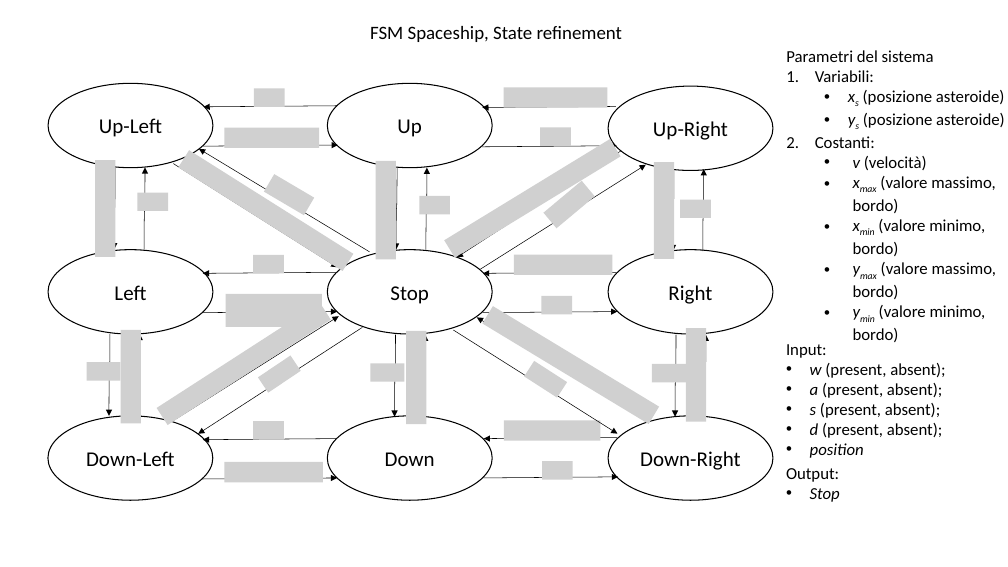
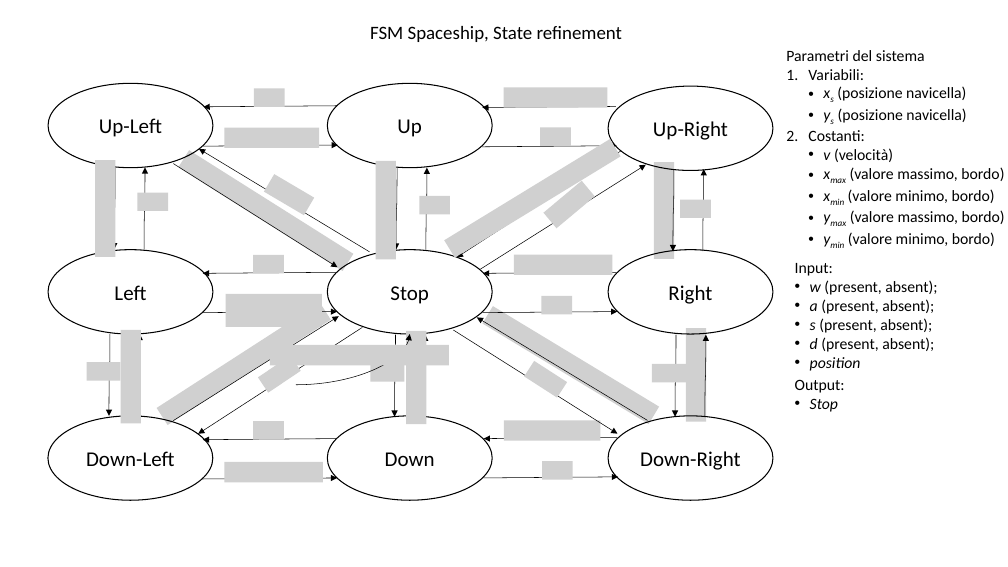
Before and after one commit to Lucio8493/Don-tDie, a slide deck: slide 5 of Progetto sistemi.pptx (slide 4 before the commit). Drawn at 1008x567 pixels with LibreOffice and Linux fonts; fonts in the diff are those of the drawing; grey boxes stand for pictures. Boxes give left, top, right and bottom in pixels: in the first picture for what was removed or moved away, otherwise in the second. Text is boxed around its words. In the diff, an @@ line names an element or a change of style, - is before the commit and + after.

```diff
--- a/Progetto sistemi.pptx
+++ b/Progetto sistemi.pptx
@@ text at (786,50,1005,246): size 16 to 15 pt in "Parametri del sistema", "Variabili:", "Costanti:", "v (velocità)" and 4 more places; indent changed @@
@@ text at (837,86,966,123): text changed; size 16 to 15 pt @@
-  • xs (posizione asteroide)
-  • ys (posizione asteroide)
+  • xs (posizione navicella)
+  • ys (posizione navicella)
@@ text "Input:": place and size @@
-text "Input:" at (786,344,945,458)
+text "Input:" at (795,263,937,371)
@@ text "Input:" at (795,263,937,371): size 16 to 15 pt; indent changed @@
@@ picture added at (270,345,449,365) @@
@@ curved arrow added from (296, 385) to (410, 334), #000000 0.5 pt @@
@@ text "Output:" at (795,379,845,412): size 16 to 15 pt; indent changed @@
@@ text "Output:": place and size @@
-text "Output:" at (786,468,840,502)
+text "Output:" at (795,379,845,412)
```
Also in this commit, not shown: 11 other slides changed, 1 slide added, 1 slide removed.
